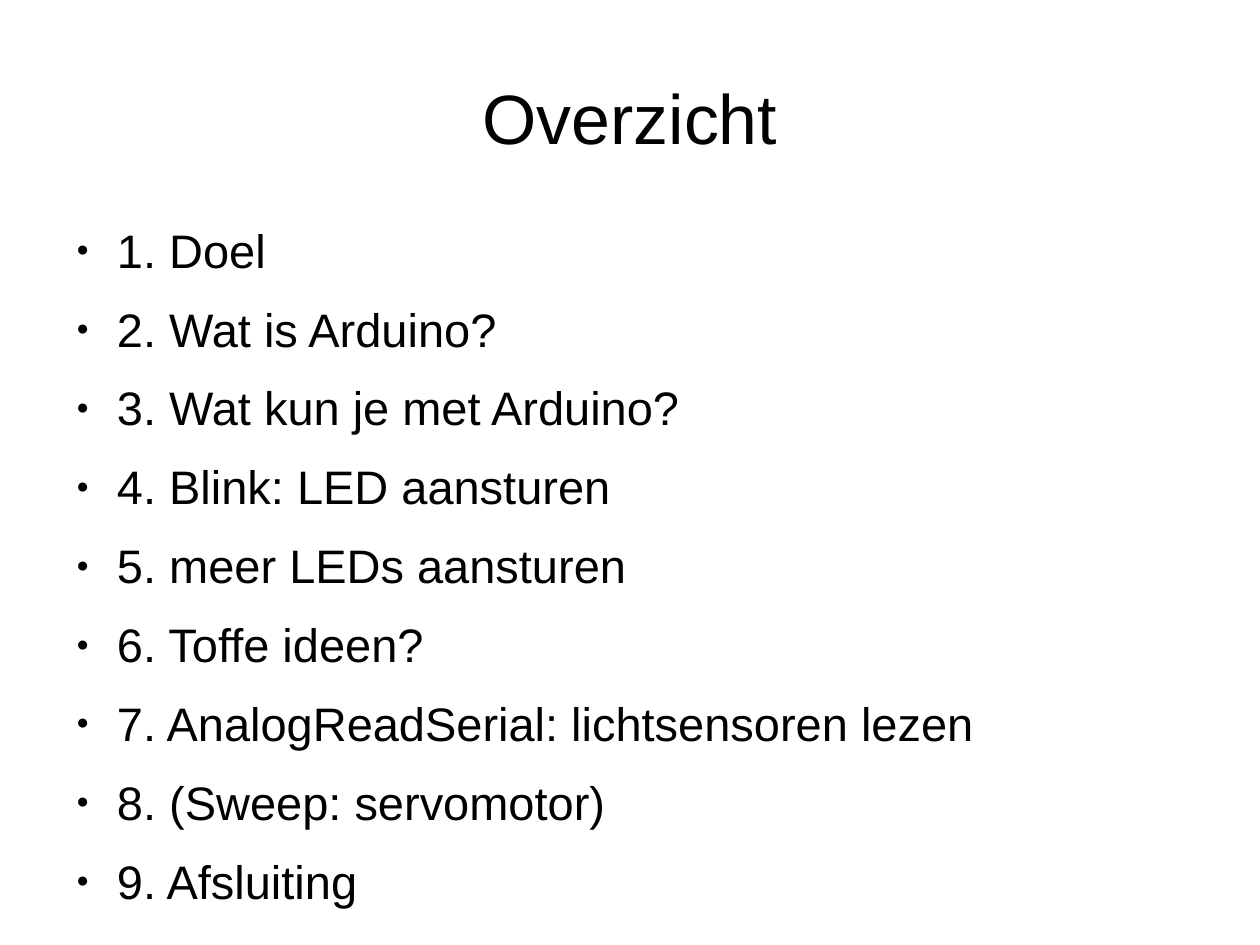
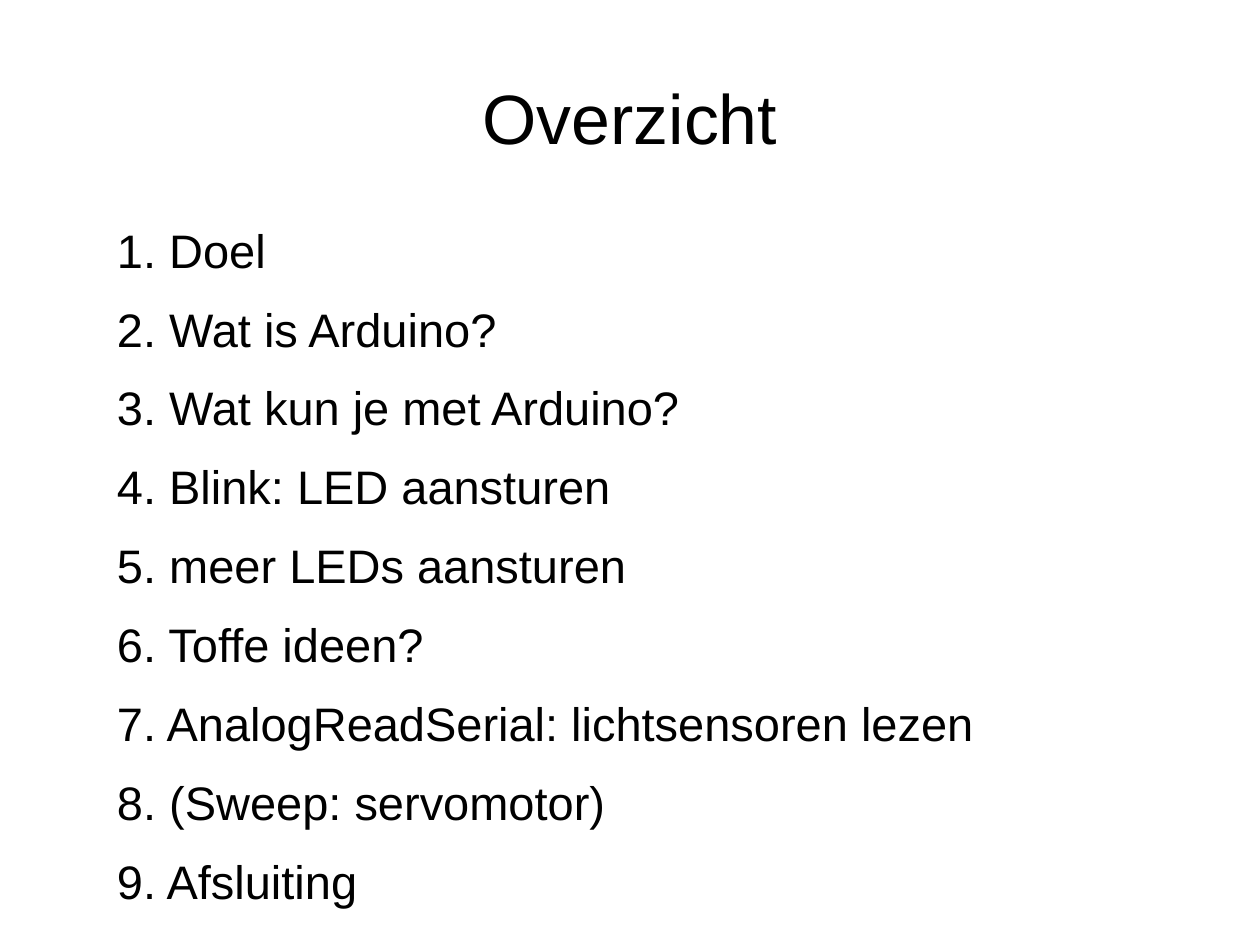
Before and after one commit to djog/arduino_cursus, a slide deck: slide 2 of Presentaties/Dag1.odp. Drawn at 1260x945 pixels with LibreOffice and Linux fonts; fonts in the diff are those of the drawing. Boxes give left, top, right and bottom in pixels: in the first picture for what was removed or moved away, otherwise in the second. Text is boxed around its words. In the diff, an @@ line names an element or a change of style, - is before the commit and + after.

Commit message:
Finished presentation

```diff
--- a/Presentaties/Dag1.odp
+++ b/Presentaties/Dag1.odp
@@ text "1. Doel" at (x1=117, y1=234, x2=973, y2=908): bullet ● to none @@
```
Also in this commit, not shown: 16 slides added, 13 other files.
